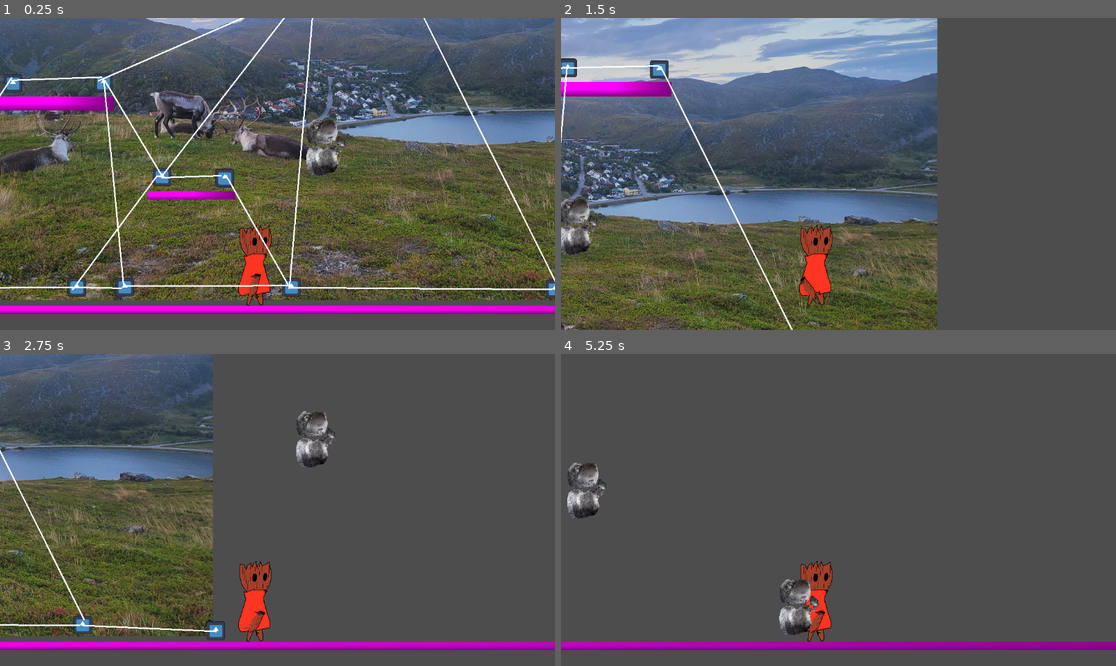
Above: before the commit, frames 1-4 (two rows, left to right).
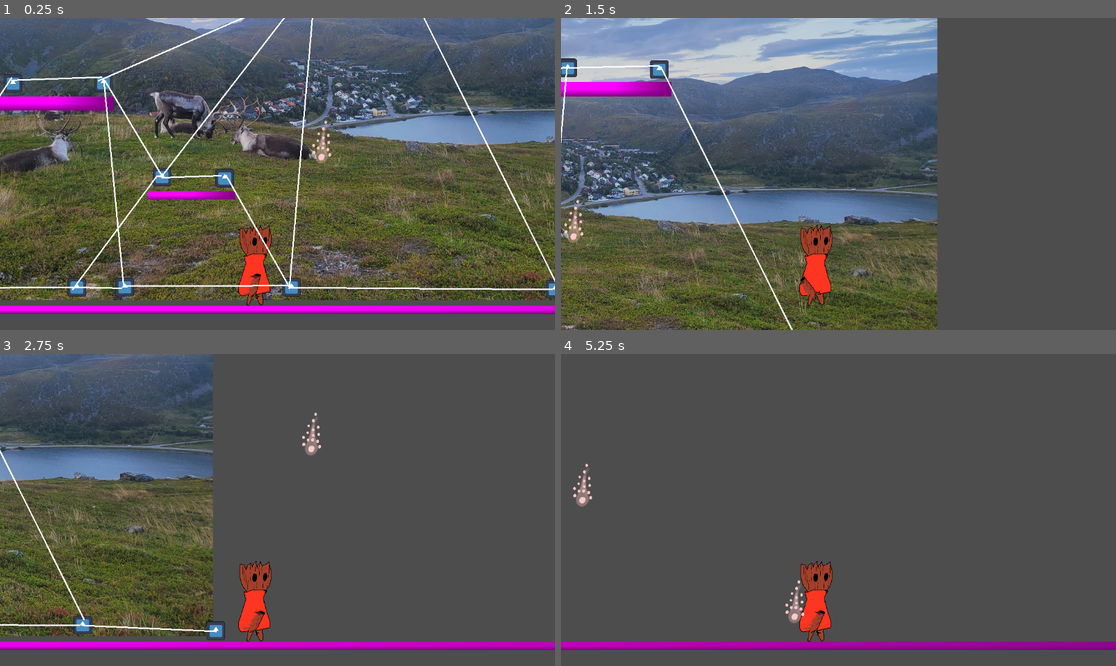
Above: after the commit, the same moments.

Repository: Q1-Studios/TreeVolution
Game: Godot game, scene res://src/scenes/map.tscn
Same seed, same stepped clock (60 frames per second), same inputs: the game is played once before the commit and once after it. The engine's default icon, where the game draws it, is replaced by a stand-in: a white triangle on a blue panel in a dark square.
Inputs (mouse positions are in pixels of both pictures, inside the frame that each line leads up to):
- Up to frame 1 (0.25 s): no input
- Up to frame 2 (1.5 s): tap Enter at 0.5 s; move the mouse to (960, 158) at 0.52 s; hold D (moveRight) from 0.53 s (still down); tap X (Pollen ability) at 0.6 s; tap Up (jump) at 0.77 s; move the mouse to (727, 189) at 1.27 s; click (727, 189) at 1.35 s
- Up to frame 3 (2.75 s): tap Up (jump) at 1.52 s; move the mouse to (333, 441) at 2.02 s; release D (moveRight) at 2.03 s; hold A (moveLeft) from 2.03 s (still down); tap X (Pollen ability) at 2.1 s
- Up to frame 4 (5.25 s): move the mouse to (810, 572) at 2.77 s; release A (moveLeft) at 2.78 s; hold D (moveRight) 2.78-4.28 s; click (810, 572) at 2.85 s; tap Up (jump) at 3.02, 3.77, 4.52 s; move the mouse to (1005, 556) at 3.52 s; tap X (Pollen ability) at 3.6, 5.1 s; move the mouse to (672, 463) at 4.27 s; hold A (moveLeft) 4.28-5.03 s; click (672, 463) at 4.35 s; move the mouse to (866, 510) at 5.02 s; hold D (moveRight) from 5.03 s (still down)

The runs differ from the first frame. In frame 1, 0.8% of the frame differs, in the area x 55-63%, y 32-51%; in frame 2, 0.8%; in frame 3, 0.6%; in frame 4, 1.4%, in the area x 1-47%, y 34-91%.

Commit message:
feat: pollen can modulate color based on how many pollen upgrades

Diff:
--- a/src/scenes/Pollen.tscn
+++ b/src/scenes/Pollen.tscn
@@ -1,7 +1,7 @@
 [gd_scene format=3 uid="uid://c8t1dliv5np68"]
 
 [ext_resource type="Script" uid="uid://brvn8uihg80y7" path="res://src/scripts/pollen.gd" id="1_5k3mm"]
-[ext_resource type="Texture2D" uid="uid://5edvuhs5cvjr" path="res://src/assets/2D/sealtext.png" id="1_t01yt"]
+[ext_resource type="Texture2D" uid="uid://batdpwagm2vis" path="res://src/assets/2D/pollen_evo.png" id="2_fkvtm"]
 [ext_resource type="Script" uid="uid://b0kv0h330y7t3" path="res://src/scripts/pollenSprite.gd" id="4_2o132"]
 
 [sub_resource type="CircleShape2D" id="CircleShape2D_5k3mm"]
@@ -9,15 +9,18 @@
 
 [node name="Pollen" type="Area2D" unique_id=1049056460 groups=["Polen"]]
 collision_layer = 4
+collision_mask = 2
 script = ExtResource("1_5k3mm")
 
 [node name="CollisionShape2D" type="CollisionShape2D" parent="." unique_id=213131670 groups=["Polen"]]
 shape = SubResource("CircleShape2D_5k3mm")
 
 [node name="Sprite2D" type="Sprite2D" parent="." unique_id=377822935]
-position = Vector2(71.99999, -1.1920929e-07)
+position = Vector2(10.000004, 87.99999)
 scale = Vector2(0.36523438, 0.37890625)
-texture = ExtResource("1_t01yt")
+texture = ExtResource("2_fkvtm")
 script = ExtResource("4_2o132")
 
 [node name="Timer" type="Timer" parent="." unique_id=1356492730]
+
+[connection signal="body_entered" from="." to="." method="_on_bullet_2d_body_entered"]
--- a/src/scripts/pollen.gd
+++ b/src/scripts/pollen.gd
@@ -7,8 +7,13 @@
 var pollen_ability_cooldown:int = 10
 var pollen_life_time: int = 10
 
+var pollen_heal_upgrade_count: float = 1
+var pollen_damage_upgrade_count: float = 3
+var pollen_blocking_unlock:float = min(pollen_heal_upgrade_count, pollen_damage_upgrade_count)
+
 # Called when the node enters the scene tree for the first time.
 func _ready() -> void:
+	$Sprite2D.modulate = Color(pollen_damage_upgrade_count, pollen_heal_upgrade_count, pollen_blocking_unlock)
 	pass
 
 
@@ -17,7 +22,6 @@
 	pass
 
 
-
 func _on_bullet_2d_body_entered(body: Node2D) -> void:
 	if body.is_in_group("bullets"):
 		body.queue_free()
